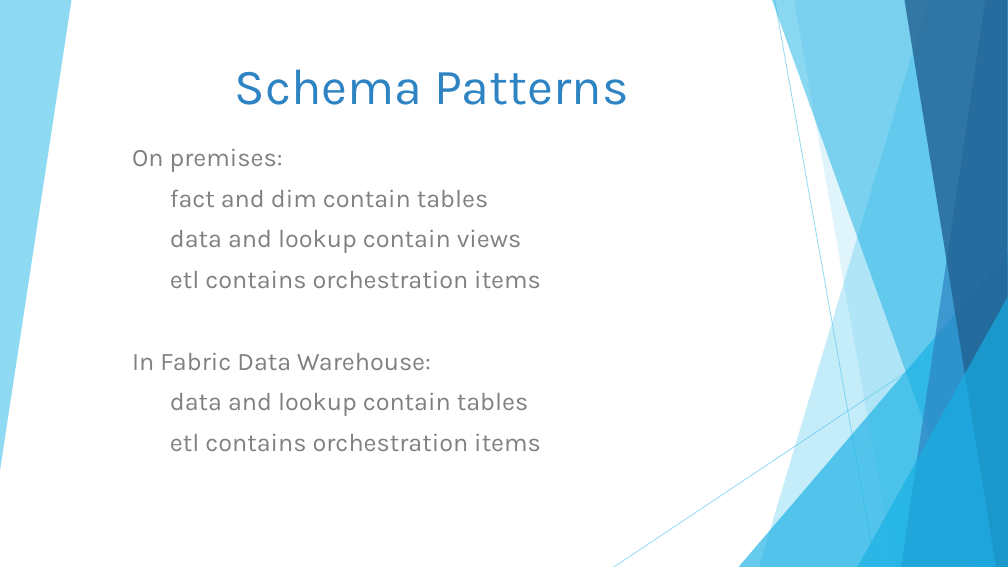
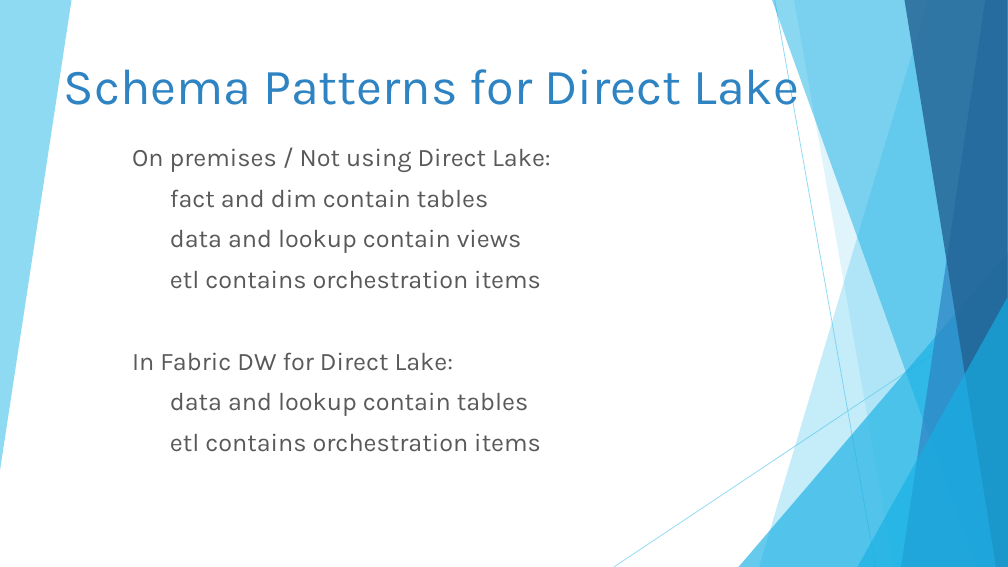
Before and after one commit to DrJekyll325/Presentations, a slide deck: slide 24 of Microsoft Fabric/Tips and Tricks for Microsoft Fabric Data Warehouse/20250503 - SQL Saturday Jacksonville - Tips and Tricks for Microsoft Fabric Data Warehouse.pptx (slide 17 before the commit). Drawn at 1008x567 pixels with LibreOffice and Linux fonts; fonts in the diff are those of the drawing. Boxes give left, top, right and bottom in pixels: in the first picture for what was removed or moved away, otherwise in the second. Text is boxed around its words. In the diff, an @@ line names an element or a change of style, - is before the commit and + after.

```diff
--- a/Microsoft Fabric/Tips and Tricks for Microsoft Fabric Data Warehouse/20250503 - SQL Saturday Jacksonville - Tips and Tricks for Microsoft Fabric Data Warehouse.pptx
+++ b/Microsoft Fabric/Tips and Tricks for Microsoft Fabric Data Warehouse/20250503 - SQL Saturday Jacksonville - Tips and Tricks for Microsoft Fabric Data Warehouse.pptx
@@ title at <box>64,58,799,116</box>: text changed @@
-Schema Patterns
+Schema Patterns for Direct Lake
@@ subtitle at <box>132,148,551,172</box>: text changed; text colour #808080 to #595959 @@
-On premises:
+On premises / Not using Direct Lake:
@@ subtitle at <box>170,189,541,452</box>: text colour #808080 to #595959 in "fact and dim contain tables", "data and lookup contain views", "etl contains orchestration items", "data and lookup contain tables" and 1 more places @@
@@ subtitle at <box>132,352,454,371</box>: text changed; text colour #808080 to #595959 @@
-In Fabric Data Warehouse:
+In Fabric DW for Direct Lake:
```
Also in this commit, not shown: 18 other slides changed, 9 slides added, 1 slide removed.
